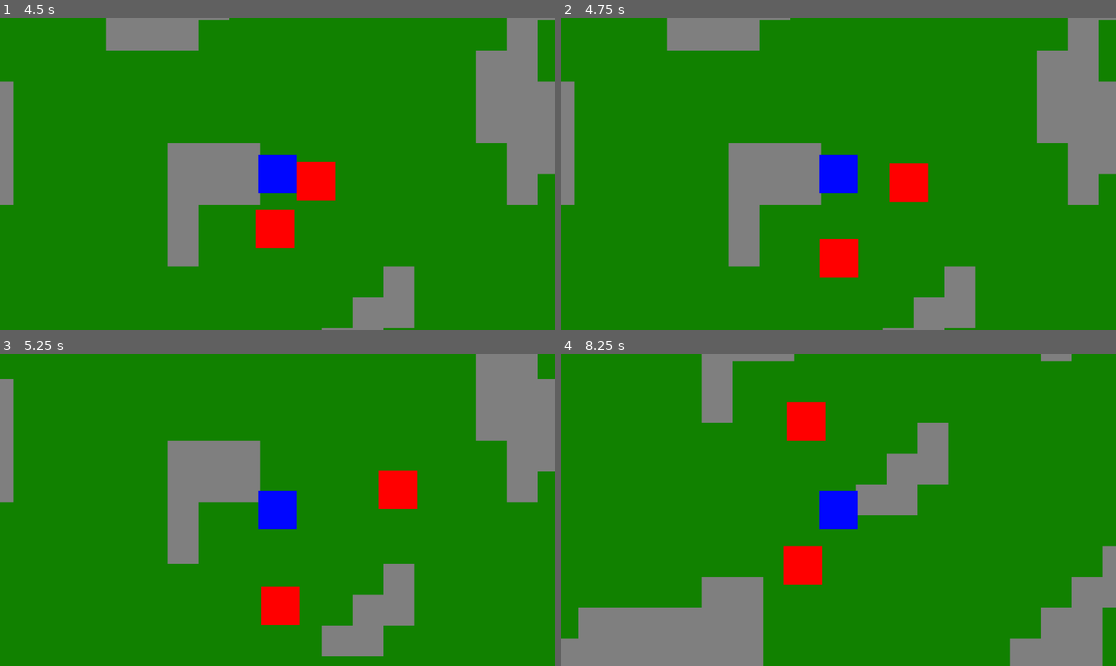
Above: before the commit, frames 1-4 (two rows, left to right).
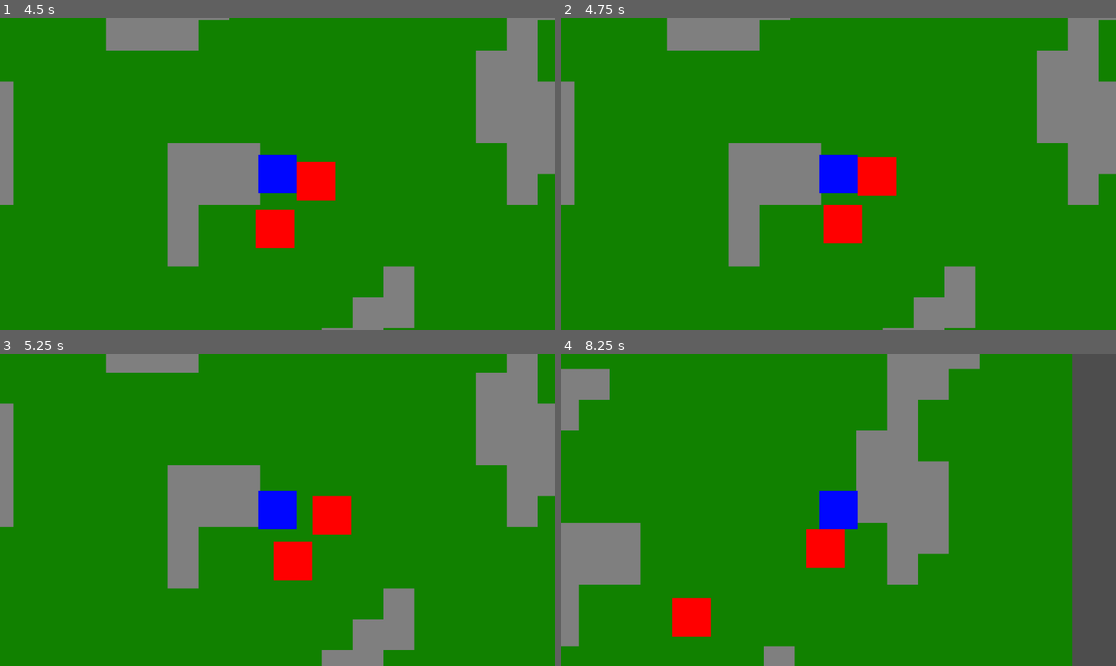
Above: after the commit, the same moments.

Repository: justin-swenson111/2d_Game
Game: Godot game, scene res://Main.tscn
Same seed, same stepped clock (60 frames per second), same inputs: the game is played once before the commit and once after it.
Inputs:
- Up to frame 1 (4.5 s): hold D (right) 0.53-1.28 s; tap Down (atkD) at 0.6, 1.55, 2.1, 3.05 s; tap Left (atkL) at 0.8, 1.35, 2.3, 2.85, 3.8 s; hold S (down) 1.28-2.03 s; hold D (right) 2.03-2.78 s; hold W (up) 2.78-3.53 s; hold A (left) from 3.53 s (still down); tap Right (atkR) at 3.6 s; tap Up (atkU) at 4.35 s
- Up to frame 2 (4.75 s): keep holding A (left); tap Down (atkD) at 4.55 s
- Up to frame 3 (5.25 s): release A (left) at 5.03 s; hold S (down) from 5.03 s (still down); tap Down (atkD) at 5.1 s
- Up to frame 4 (8.25 s): tap Left (atkL) at 5.3, 5.85, 6.8, 7.35 s; release S (down) at 5.78 s; hold D (right) 5.78-6.53 s; tap Down (atkD) at 6.05, 6.6, 7.55 s; hold W (up) 6.53-7.28 s; hold D (right) 7.28-8.03 s; hold S (down) from 8.03 s (still down); tap Right (atkR) at 8.1 s

Frame 1 is identical in both runs. In frame 2, 3.1% of the frame differs, in the area x 46-67%, y 44-84%; in frame 3, 11%; in frame 4, 33%, in the area x 0-100%, y 0-100%.
Error after the commit: Invalid access to property or key 's' on a base object of type 'Dictionary'. (res://player.gd:66)

Commit message:
started weapon switch function

Diff:
--- a/new-game-project/enemy.gd
+++ b/new-game-project/enemy.gd
@@ -52,6 +52,8 @@
 	#if not taking knockback move towards the player at speed
 	if not stunned:
 		velocity = direction * speed
+
+
 	move_and_slide()
 
 
--- a/new-game-project/player.gd
+++ b/new-game-project/player.gd
@@ -6,11 +6,22 @@
 	"atkR" : $rightAtk,
 	"atkU" : $upAtk
 }
-
+@onready var weaponList :={
+	"sword" : [1,1],
+	"spear" : [2,0.5],
+	"axe" : [0.5,1],
+	"mace" : [1,1]
+}
+var w1 = "sword"
+var w2 = "spear"
+var curWeapon = w1
 
 const SPEED = 100
 var atkDelay =false
-var atkDelayLng =2
+
+var atkDelayLng =1
+var atkTime =0.5
+
 func _physics_process(delta: float) -> void:
 	var input = Input.get_vector("left", "right", "up", "down")
 	if input.length() > 0:
@@ -27,27 +38,43 @@
 	for k in atkList.keys():
 		if event.is_action_pressed(k):
 			atk(atkList[k])
+	if event.is_action_pressed("switch"):
+		switch()
 
 func atk(dmg: Area2D):
 	if not atkDelay:
 		var coll = dmg.get_node("CollisionShape2D")
-
-		coll.disabled=false
-		await get_tree().create_timer(1).timeout
-		coll.disabled=true
+		attack(coll)
 		atkDelay = true
 		await get_tree().create_timer(atkDelayLng).timeout
 		atkDelay=false
 
+func attack(coll: Node2D):
+	coll.disabled=false
+	await get_tree().create_timer(atkTime).timeout
+	coll.disabled=true
+
+func switch():
+	var height =0
+	var width =0
+	if curWeapon==w1:
+		curWeapon=w2
+	else:
+		curWeapon=w1
+	for type in weaponList:
+		if type == curWeapon:
+			height= weaponList[ type[0] ]
+			width = weaponList[ type[1] ]
 
 
+
+
+#attack hit box calls
 func _on_left_atk_body_entered(body: Node2D) -> void:
 	damage(body)
 
-
 func _on_right_atk_body_entered(body: Node2D) -> void:
 	damage(body) # Replace with function body.
-
 
 func _on_up_atk_body_entered(body: Node2D) -> void:
 	damage(body) # Replace with function body.
--- a/new-game-project/project.godot
+++ b/new-game-project/project.godot
@@ -90,6 +90,11 @@
 "events": [Object(InputEventKey,"resource_local_to_scene":false,"resource_name":"","device":-1,"window_id":0,"alt_press …(195 unchanged characters)…
 ]
 }
+switch={
+"deadzone": 0.2,
+"events": [Object(InputEventKey,"resource_local_to_scene":false,"resource_name":"","device":-1,"window_id":0,"alt_pressed":false,"shift_pressed":false,"ctrl_pressed":false,"meta_pressed":false,"pressed":false,"keycode":0,"physical_keycode":83,"key_label":0,"unicode":115,"location":0,"echo":false,"script":null)
+]
+}
 
 [physics]
 
